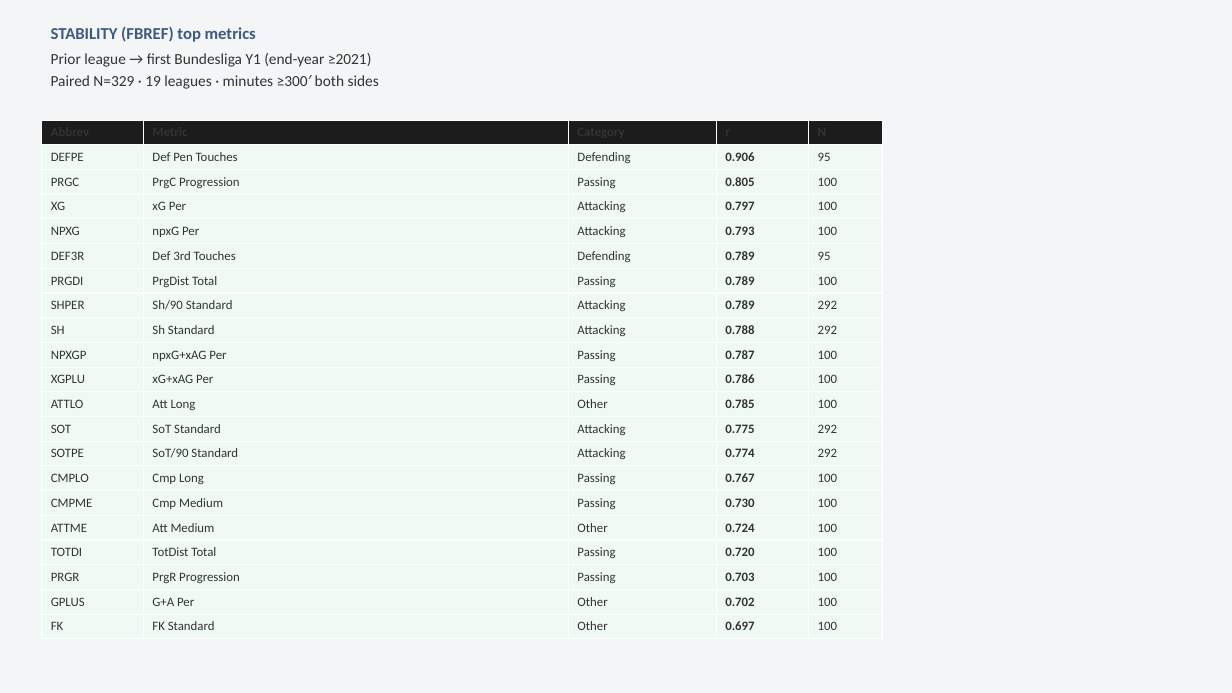
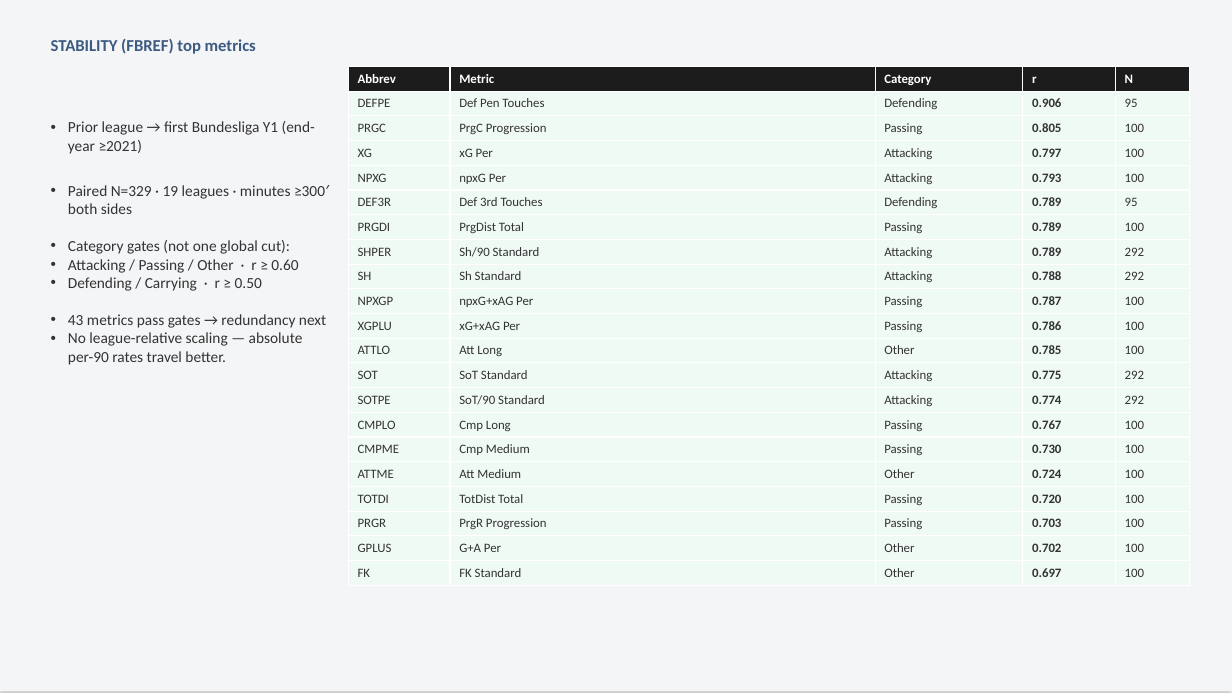
Before and after one commit to colbymorris08/bundesliga-transfer-traits, a slide deck: slide 7 of bundesliga_transfer_traits.pptx. Drawn at 1232x693 pixels with LibreOffice and Linux fonts; fonts in the diff are those of the drawing. Boxes give left, top, right and bottom in pixels: in the first picture for what was removed or moved away, otherwise in the second. Text is boxed around its words. In the diff, an @@ line names an element or a change of style, - is before the commit and + after.

```diff
--- a/bundesliga_transfer_traits.pptx
+++ b/bundesliga_transfer_traits.pptx
@@ text "STABILITY (FBREF) top metrics": place and size @@
-text "STABILITY (FBREF) top metrics" at <box>51,27,256,42</box>
+text "STABILITY (FBREF) top metrics" at <box>51,39,256,54</box>
@@ table at <box>348,67,1189,584</box> @@
@@ text colour #333333 to #FFFFFF in "Abbrev", "Metric", "Category", "r" and 1 more places @@
@@ table: place and size @@
-table at <box>42,120,883,670</box>
+table at <box>348,67,1189,584</box>
@@ text "Prior league → first Bundesliga ...": place and size @@
-text "Prior league → first Bundesliga ..." at <box>51,53,379,237</box>
+text "Prior league → first Bundesliga ..." at <box>68,121,326,365</box>
@@ text "Prior league → first Bundesliga ..." at <box>68,121,326,365</box>: bullet none to • @@
```
Also in this commit, not shown: 11 other slides changed.
